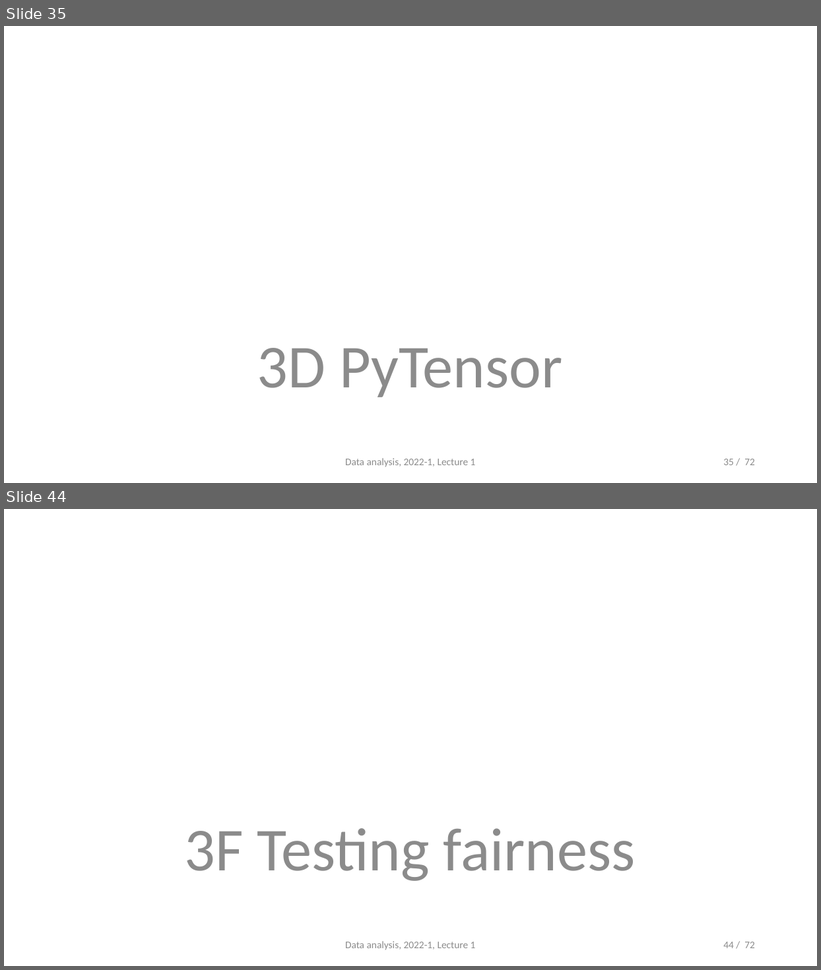
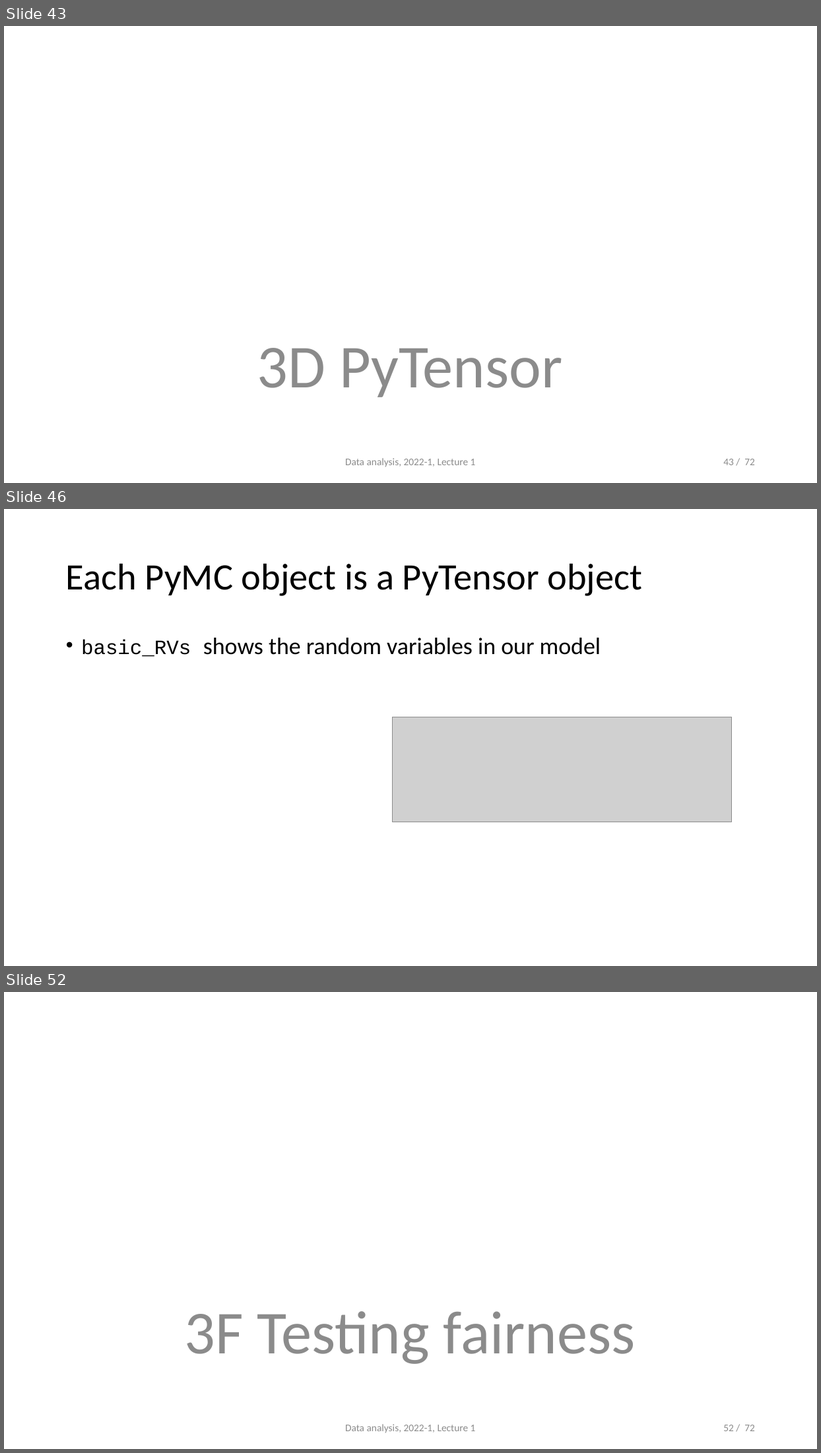
Before and after one commit to opherdonchin/StatisticalComputationAndAnalysis, a slide deck: Lectures/Lecture 3 PyMC and Sampling.pptx. Shown one above the other, each under a label of ours: slides 35 and 44 before the commit, slides 43, 46 and 52 after it; the slides between them are not shown. The pictures are 821x970 and 821x1453 pixels, drawn with LibreOffice and Linux fonts; fonts in the diff are those of the drawing; grey boxes stand for pictures. Boxes give left, top, right and bottom in pixels: in the first picture for what was removed or moved away, otherwise in the second. Text is boxed around its words. In the diff, an @@ line names an element or a change of style, - is before the commit and + after.

```diff
--- a/Lectures/Lecture 3 PyMC and Sampling.pptx
+++ b/Lectures/Lecture 3 PyMC and Sampling.pptx
@@ slide 46 added at (4,509,817,966), background #FFFFFF @@
@@ title added at (66,563,642,596), 44 pt, text #000000 @@
+Each PyMC object is a PyTensor object
@@ text added at (81,638,601,657), 28 pt, text #000000 @@
+• basic_RVs shows the random variables in our model
@@ picture added at (393,717,733,823) @@
@@ what was slide 35 is now slide 43 @@
@@ page number at (723,459,755,466): text changed @@
-35 / 72
+43 / 72
@@ what was slide 44 is now slide 52 @@
@@ page number at (723,1425,755,1432): text changed @@
-44 / 72
+52 / 72
```
Also in this commit, not shown: 1 slide changed, 8 other slides added, 1 slide removed, 3 other files.
